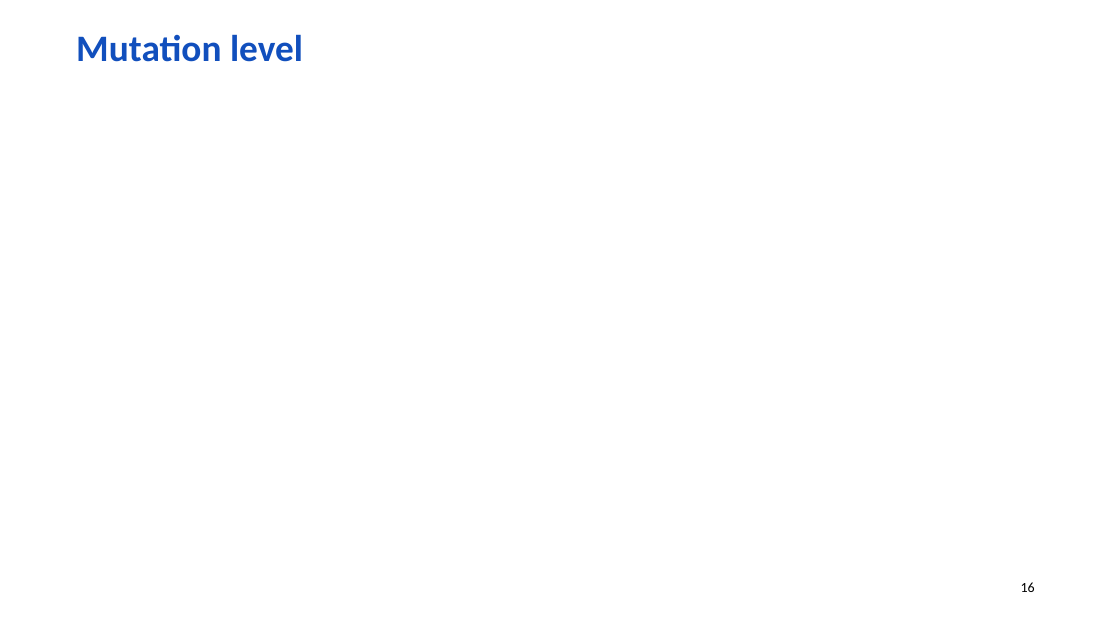
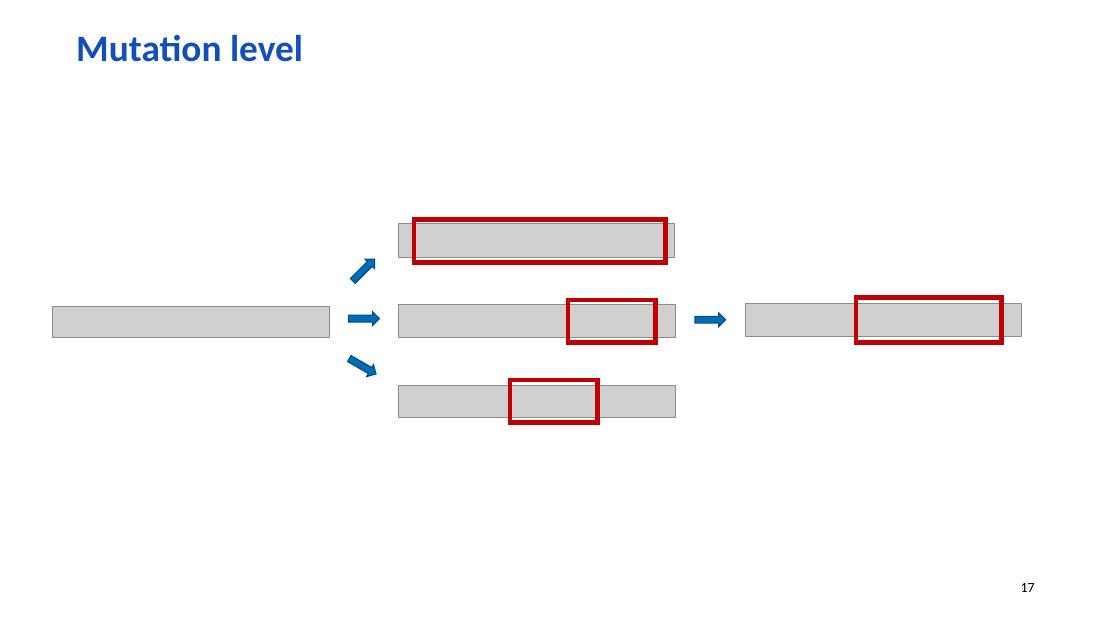
Before and after one commit to wolf-off/Stryker-demo, a slide deck: slide 17 of Mutation [Autosaved].pptx (slide 16 before the commit). Drawn at 1120x630 pixels with LibreOffice and Linux fonts; fonts in the diff are those of the drawing; grey boxes stand for pictures; background and template pictures are left out. Boxes give left, top, right and bottom in pixels: in the first picture for what was removed or moved away, otherwise in the second. Text is boxed around its words. In the diff, an @@ line names an element or a change of style, - is before the commit and + after.

```diff
--- a/Mutation [Autosaved].pptx
+++ b/Mutation [Autosaved].pptx
@@ picture added at bbox=[399, 223, 675, 257] @@
@@ rectangle added at bbox=[414, 220, 665, 263], outline #C00000 4 pt @@
@@ right arrow added at bbox=[348, 254, 380, 285], fill #006CB7, outline #005087 1 pt @@
@@ rectangle added at bbox=[856, 297, 1002, 343], outline #C00000 4 pt @@
@@ picture added at bbox=[53, 306, 329, 338] @@
@@ right arrow added at bbox=[349, 312, 380, 325], fill #006CB7, outline #005087 1 pt @@
@@ picture added at bbox=[399, 305, 676, 339] @@
@@ rectangle added at bbox=[568, 300, 655, 343], outline #C00000 4 pt @@
@@ right arrow added at bbox=[695, 313, 726, 327], fill #006CB7, outline #005087 1 pt @@
@@ picture added at bbox=[745, 303, 1022, 337] @@
@@ right arrow added at bbox=[346, 353, 379, 380], fill #006CB7, outline #005087 1 pt @@
@@ picture added at bbox=[399, 386, 676, 418] @@
@@ rectangle added at bbox=[510, 380, 597, 423], outline #C00000 4 pt @@
@@ page number at bbox=[1021, 583, 1035, 592]: text changed @@
-16
+17
```
Also in this commit, not shown: 1 other slide changed, 1 slide added, 9 other files.
